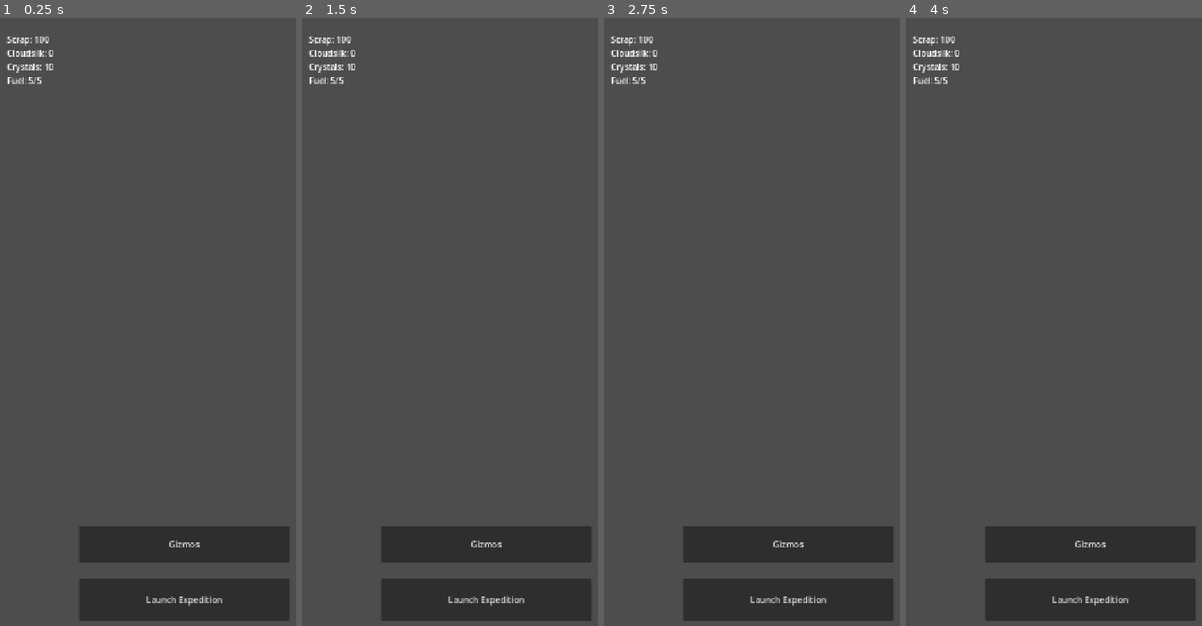
Above: before the commit, frames 1-4 (left to right).
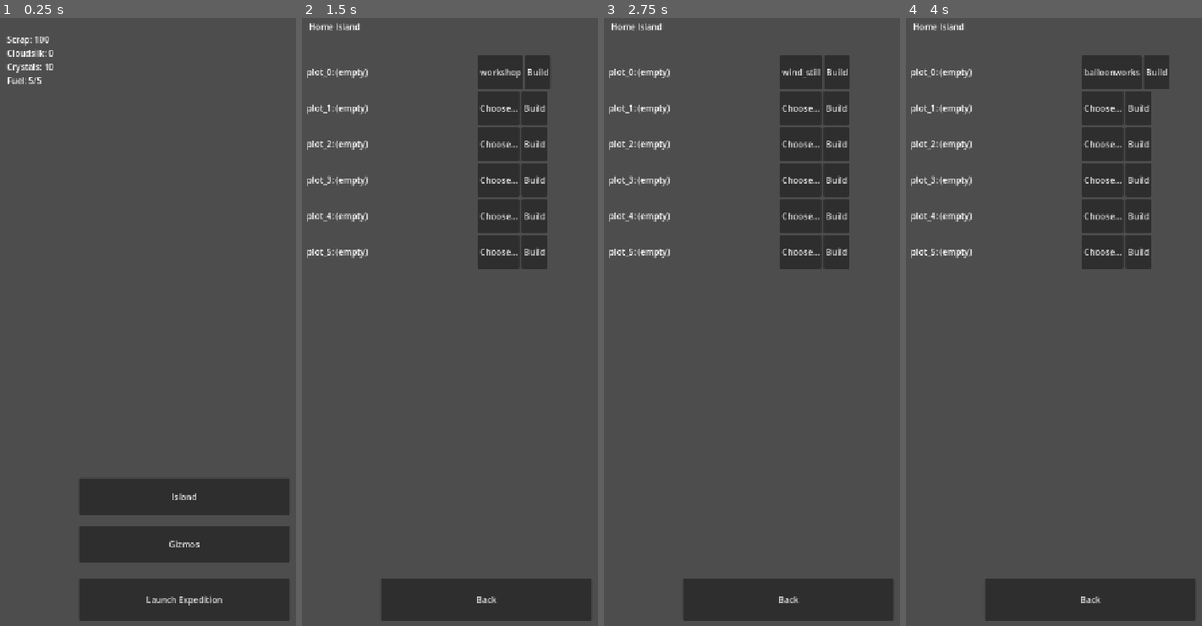
Above: after the commit, the same moments.

Repository: Graydyn/windfall-isle
Game: Godot game, scene res://game/main.tscn
The game is run twice, just before and just after one commit, with the same random seed, the same clock (stepped at 60 frames per second) and the same inputs.
Inputs (mouse positions are in pixels of both pictures, inside the frame that each line leads up to):
- Up to frame 1 (0.25 s): no input
- Up to frame 2 (1.5 s): click (485, 498) at 0.5 s, where only the run after the commit has a clickable "Island"; click (497, 72) at 1.25 s, where only the run after the commit has a clickable "Choose..."
- Up to frame 3 (2.75 s): click (802, 72) at 2 s, where only the run after the commit has a clickable "workshop"
- Up to frame 4 (4 s): click (1104, 72) at 2.75 s, where only the run after the commit has a clickable "wind_still"; click (1092, 72) at 3.5 s, where only the run after the commit has a clickable "dock"

The runs differ from the first frame. In frame 1, 4.2% of the frame differs, in the area x 26-98%, y 75-82%; in frame 2, 13%; in frame 3, 13%; in frame 4, 13%, in the area x 1-98%, y 0-97%.

Commit message:
feat: add island screen with plot construction and upgrades
Co-Authored-By: Claude Fable 5 <noreply@anthropic.com>

Diff:
--- /dev/null
+++ b/game/base/island_screen.gd
@@ -0,0 +1,131 @@
+extends Control
+## The home island (spec 4.1): plots, timed construction, upgrades. Dumb UI:
+## every rule lives in IslandModel; this screen renders state and forwards
+## taps. T9 adds the retention controls (gardens trickle, daily crate,
+## second build slot) to this same screen.
+
+var _selection: Dictionary = {}
+
+@onready var rows: VBoxContainer = $Rows
+
+
+func _ready() -> void:
+	$BackButton.pressed.connect(_on_back_pressed)
+	$RefreshTimer.timeout.connect(_rebuild)
+	_rebuild()
+
+
+func _plot_ids() -> Array[String]:
+	var ids: Array[String] = []
+	for i in int(DataDefs.buildings.get("plot_count", 6)):
+		ids.append("plot_%d" % i)
+	return ids
+
+
+func _unbuilt_ids() -> Array[String]:
+	var ids: Array[String] = []
+	for id in DataDefs.buildings.get("defs", {}):
+		if IslandModel.building_level(GameState.data["island"], String(id)) == 0 \
+				and IslandModel.plot_of(GameState.data["island"], String(id)) == "":
+			ids.append(String(id))
+	return ids
+
+
+func _rebuild() -> void:
+	for child in rows.get_children():
+		child.queue_free()
+	var now := TimeUtil.now()
+	var island: Dictionary = GameState.data["island"]
+	for plot in _plot_ids():
+		var row := HBoxContainer.new()
+		row.custom_minimum_size = Vector2(0, 64)
+		var label := Label.new()
+		label.custom_minimum_size = Vector2(320, 0)
+		label.text = _row_text(plot, island, now)
+		row.add_child(label)
+		var timer_id := "build_" + plot
+		if TimerService.active_timers().has(timer_id):
+			if TimerService.is_done(timer_id, now):
+				var collect := Button.new()
+				collect.text = "Complete!"
+				collect.pressed.connect(_on_collect_pressed.bind(plot))
+				row.add_child(collect)
+		else:
+			var select := Button.new()
+			select.text = _selection_text(plot, island)
+			select.pressed.connect(_on_select_pressed.bind(plot))
+			row.add_child(select)
+			var build := Button.new()
+			build.text = "Build"
+			build.pressed.connect(_on_build_pressed.bind(plot))
+			row.add_child(build)
+		rows.add_child(row)
+
+
+func _row_text(plot: String, island: Dictionary, now: int) -> String:
+	var timer_id := "build_" + plot
+	var plots: Dictionary = island.get("plots", {})
+	if TimerService.active_timers().has(timer_id):
+		var payload: Dictionary = TimerService.active_timers()[timer_id].get("payload", {})
+		var remaining := TimerService.remaining(timer_id, now)
+		return "%s: building %s (%ds)" % [plot, String(payload.get("building", "?")), remaining]
+	if plots.has(plot):
+		var entry: Dictionary = plots[plot]
+		var def: Dictionary = (DataDefs.buildings["defs"] as Dictionary).get(String(entry["building"]), {})
+		var text := "%s: %s Lv %d" % [plot, String(def.get("name", entry["building"])), int(entry["level"])]
+		if String(entry["building"]) == "observatory" and int(entry["level"]) >= 1:
+			text += "\n    %s" % String(def.get("teaser", ""))
+		return text
+	return "%s: (empty)" % plot
+
+
+func _selection_text(plot: String, island: Dictionary) -> String:
+	var plots: Dictionary = island.get("plots", {})
+	if plots.has(plot):
+		return "Upgrade"
+	var chosen := String(_selection.get(plot, ""))
+	return chosen if chosen != "" else "Choose..."
+
+
+func _on_select_pressed(plot: String) -> void:
+	var plots: Dictionary = GameState.data["island"]["plots"]
+	if plots.has(plot):
+		return
+	var options := _unbuilt_ids()
+	if options.is_empty():
+		return
+	var current := String(_selection.get(plot, ""))
+	var index := options.find(current)
+	_selection[plot] = options[(index + 1) % options.size()]
+	_rebuild()
+
+
+func _on_build_pressed(plot: String) -> void:
+	var island: Dictionary = GameState.data["island"]
+	var building_id: String
+	if island["plots"].has(plot):
+		building_id = String(island["plots"][plot]["building"])
+	else:
+		building_id = String(_selection.get(plot, ""))
+	if building_id == "":
+		return
+	if IslandModel.start_build(island, DataDefs.buildings, Economy, TimerService, plot, building_id, TimeUtil.now()):
+		GameState.save_game()
+	_rebuild()
+
+
+func _on_collect_pressed(plot: String) -> void:
+	var now := TimeUtil.now()
+	var payload := TimerService.collect("build_" + plot, now)
+	if payload.is_empty():
+		return
+	IslandModel.complete_build(GameState.data["island"], payload, GameState.data, now)
+	if String(payload.get("building", "")) == "wind_still":
+		IslandEffects.apply_fuel(GameState.data, DataDefs.economy, DataDefs.buildings)
+	GameState.save_game()
+	_rebuild()
+
+
+func _on_back_pressed() -> void:
+	GameState.save_game()
+	get_tree().change_scene_to_file("res://game/main.tscn")
--- /dev/null
+++ b/game/base/island_screen.tscn
@@ -0,0 +1,33 @@
+[gd_scene load_steps=2 format=3]
+
+[ext_resource type="Script" path="res://game/base/island_screen.gd" id="1_is"]
+
+[node name="IslandScreen" type="Control"]
+anchors_preset = 15
+anchor_right = 1.0
+anchor_bottom = 1.0
+script = ExtResource("1_is")
+
+[node name="Title" type="Label" parent="."]
+offset_left = 24.0
+offset_top = 24.0
+offset_right = 500.0
+offset_bottom = 64.0
+text = "Home Island"
+
+[node name="Rows" type="VBoxContainer" parent="."]
+offset_left = 20.0
+offset_top = 90.0
+offset_right = 700.0
+offset_bottom = 760.0
+
+[node name="RefreshTimer" type="Timer" parent="."]
+wait_time = 1.0
+autostart = true
+
+[node name="BackButton" type="Button" parent="."]
+offset_left = 160.0
+offset_top = 1080.0
+offset_right = 560.0
+offset_bottom = 1160.0
+text = "Back"
--- a/game/main.gd
+++ b/game/main.gd
@@ -11,6 +11,7 @@
 	Economy.balance_changed.connect(_on_balance_changed)
 	launch_button.pressed.connect(_on_launch_pressed)
 	$GizmosButton.pressed.connect(_on_gizmos_pressed)
+	$IslandButton.pressed.connect(_on_island_pressed)
 	$RefreshTimer.timeout.connect(_refresh)
 	_refresh()
 
@@ -43,3 +44,7 @@
 
 func _on_gizmos_pressed() -> void:
 	get_tree().change_scene_to_file("res://game/ui/loadout_screen.tscn")
+
+
+func _on_island_pressed() -> void:
+	get_tree().change_scene_to_file("res://game/base/island_screen.tscn")
--- a/game/main.tscn
+++ b/game/main.tscn
@@ -21,6 +21,13 @@
 offset_bottom = 1160.0
 text = "Launch Expedition"
 
+[node name="IslandButton" type="Button" parent="."]
+offset_left = 160.0
+offset_top = 890.0
+offset_right = 560.0
+offset_bottom = 960.0
+text = "Island"
+
 [node name="GizmosButton" type="Button" parent="."]
 offset_left = 160.0
 offset_top = 980.0
--- /dev/null
+++ b/tests/test_island_screen.gd
@@ -0,0 +1,60 @@
+extends GutTest
+
+const IslandScene := preload("res://game/base/island_screen.tscn")
+const TEST_SAVE := "user://test_island_screen.json"
+
+var screen
+
+
+func before_each() -> void:
+	GameState._io = SaveIO.new(TEST_SAVE)
+	GameState.data = SaveSchema.default_data(DataDefs.economy, DataDefs.gizmos)
+	GameState.data["currencies"]["scrap"] = 2000
+	GameState.data["created_at"] = 1000
+	GameState.data["fuel"]["updated_at"] = 1000
+	screen = add_child_autofree(IslandScene.instantiate())
+	await wait_physics_frames(1)
+
+func after_all() -> void:
+	var dir := DirAccess.open("user://")
+	for f in ["test_island_screen.json", "test_island_screen.json.tmp", "test_island_screen.json.bak"]:
+		if dir.file_exists(f):
+			dir.remove(f)
+	GameState._io = SaveIO.new()
+	GameState.load_game(DataDefs.economy, TimeUtil.now(), DataDefs.gizmos, DataDefs.buildings)
+
+
+func test_builds_one_row_per_plot() -> void:
+	assert_eq(screen.get_node("Rows").get_child_count(), int(DataDefs.buildings["plot_count"]))
+
+func test_select_cycles_unbuilt_buildings() -> void:
+	screen._on_select_pressed("plot_0")
+	assert_eq(String(screen._selection["plot_0"]), "workshop", "first def id")
+	screen._on_select_pressed("plot_0")
+	assert_eq(String(screen._selection["plot_0"]), "wind_still")
+
+func test_build_starts_construction_through_model() -> void:
+	screen._on_select_pressed("plot_0")
+	screen._on_build_pressed("plot_0")
+	assert_true(TimerService.active_timers().has("build_plot_0"))
+	assert_eq(Economy.balance("scrap"), 2000 - 60)
+
+func test_collect_applies_completion_and_reapplies_fuel_effects() -> void:
+	GameState.data["island"]["plots"]["plot_0"] = {"building": "wind_still", "level": 0}
+	TimerService.start("build_plot_0", "construction", 10, 1000, {"plot": "plot_0", "building": "wind_still", "to_level": 1})
+	TimerService._state.data["timers"]["build_plot_0"]["ends_at"] = 0
+	screen._on_collect_pressed("plot_0")
+	assert_eq(IslandModel.building_level(GameState.data["island"], "wind_still"), 1)
+	assert_eq(int(GameState.data["fuel"]["cap"]), 6, "wind still completion re-applies fuel effects")
+
+func test_built_building_no_longer_offered_for_empty_plots() -> void:
+	GameState.data["island"]["plots"]["plot_0"] = {"building": "workshop", "level": 1}
+	screen._rebuild()
+	screen._on_select_pressed("plot_1")
+	assert_ne(String(screen._selection["plot_1"]), "workshop")
+
+func test_built_observatory_shows_its_teaser() -> void:
+	GameState.data["island"]["plots"]["plot_3"] = {"building": "observatory", "level": 1}
+	var text: String = screen._row_text("plot_3", GameState.data["island"], TimeUtil.now())
+	assert_string_contains(text, "Brasswork Reach",
+		"spec 4.1: the Observatory reveals upcoming regions")
--- a/tests/test_main_boot.gd
+++ b/tests/test_main_boot.gd
@@ -32,3 +32,6 @@
 
 func test_gizmos_button_exists() -> void:
 	assert_not_null(main.get_node_or_null("GizmosButton"))
+
+func test_island_button_exists() -> void:
+	assert_not_null(main.get_node_or_null("IslandButton"))
Not shown, added: game/base/island_screen.gd.uid
Not shown, added: tests/test_island_screen.gd.uid
